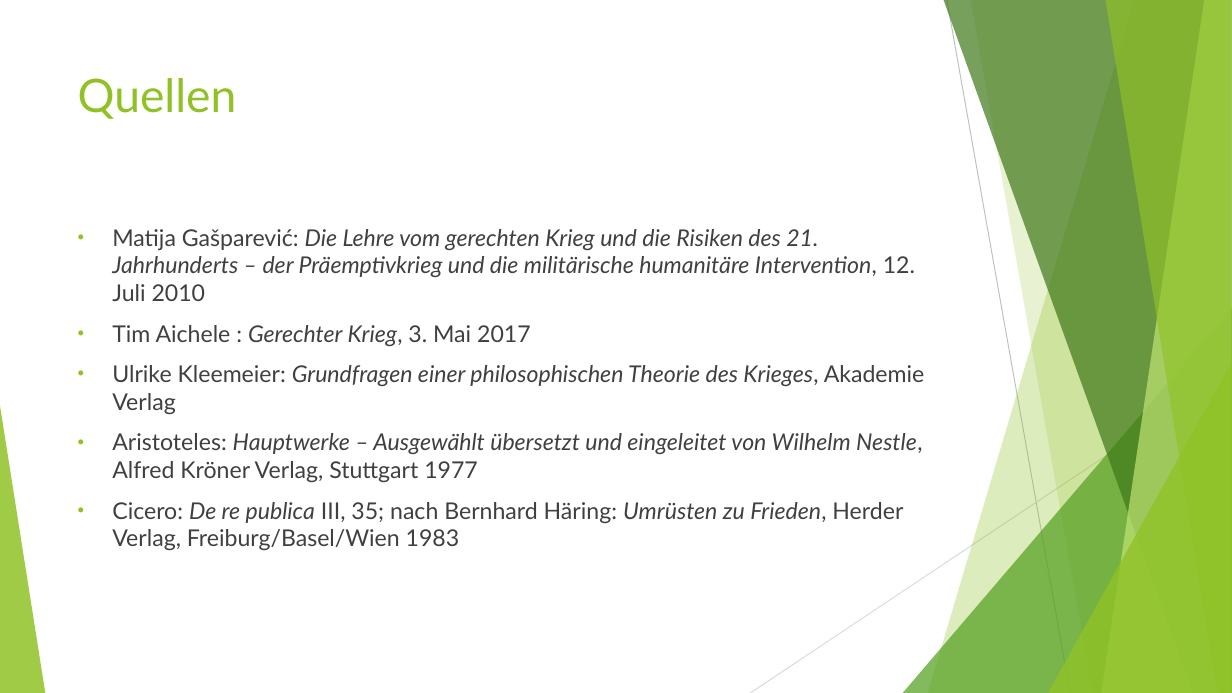
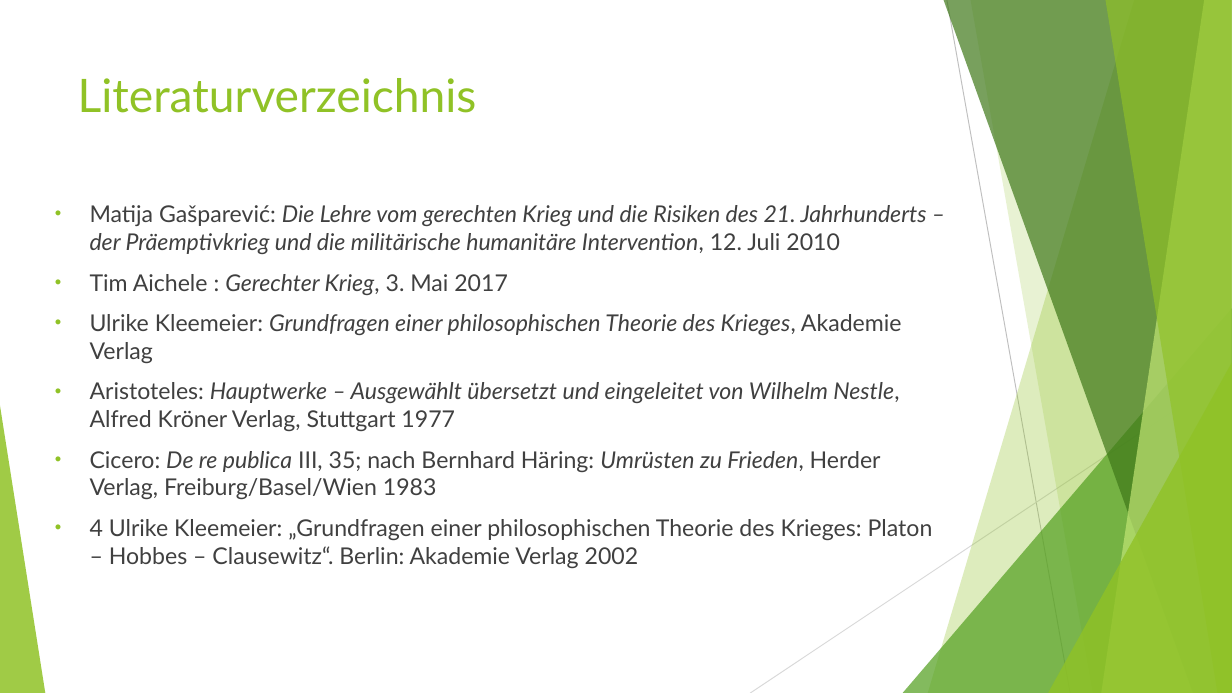
Before and after one commit to DominikEisele/gerechter_Krieg, a slide deck: slide 9 of gerechter_krieg_ethik.pptx. Drawn at 1232x693 pixels with LibreOffice and Linux fonts; fonts in the diff are those of the drawing. Boxes give left, top, right and bottom in pixels: in the first picture for what was removed or moved away, otherwise in the second. Text is boxed around its words. In the diff, an @@ line names an element or a change of style, - is before the commit and + after.

```diff
--- a/gerechter_krieg_ethik.pptx
+++ b/gerechter_krieg_ethik.pptx
@@ title at [78, 78, 477, 113]: text changed @@
-Quellen
+Literaturverzeichnis
@@ text "Matija Gašparević: Die Lehre vom ...": place and size @@
-text "Matija Gašparević: Die Lehre vom ..." at [112, 229, 925, 550]
+text "Matija Gašparević: Die Lehre vom ..." at [90, 205, 933, 568]
@@ text at [90, 519, 933, 568]: paragraph added @@
+• 4 Ulrike Kleemeier: „Grundfragen einer philosophischen Theorie des Krieges: Platon – Hobbes – Clausewitz“. Berlin: Akademie Verlag 2002
```
Also in this commit, not shown: 1 other slide changed.
